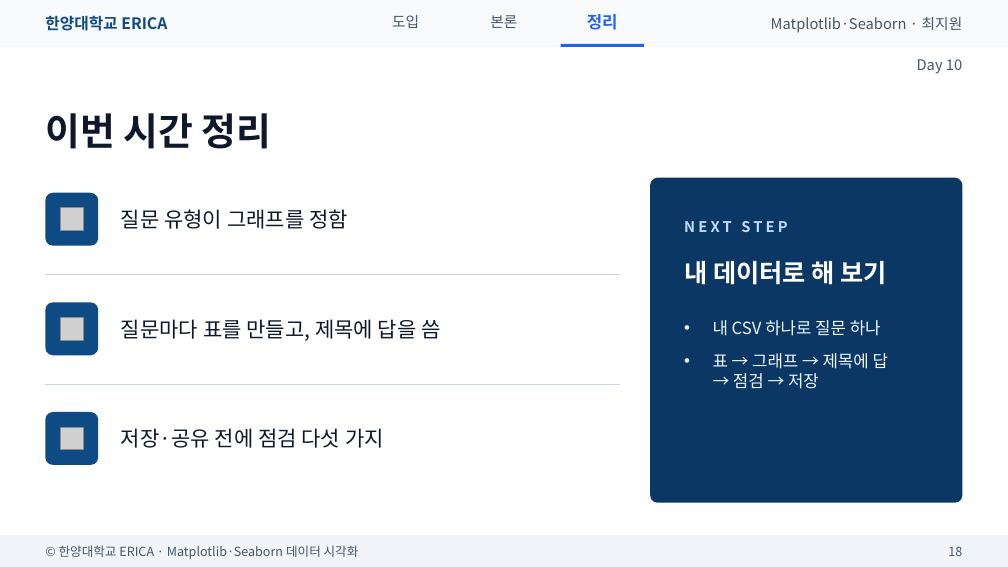
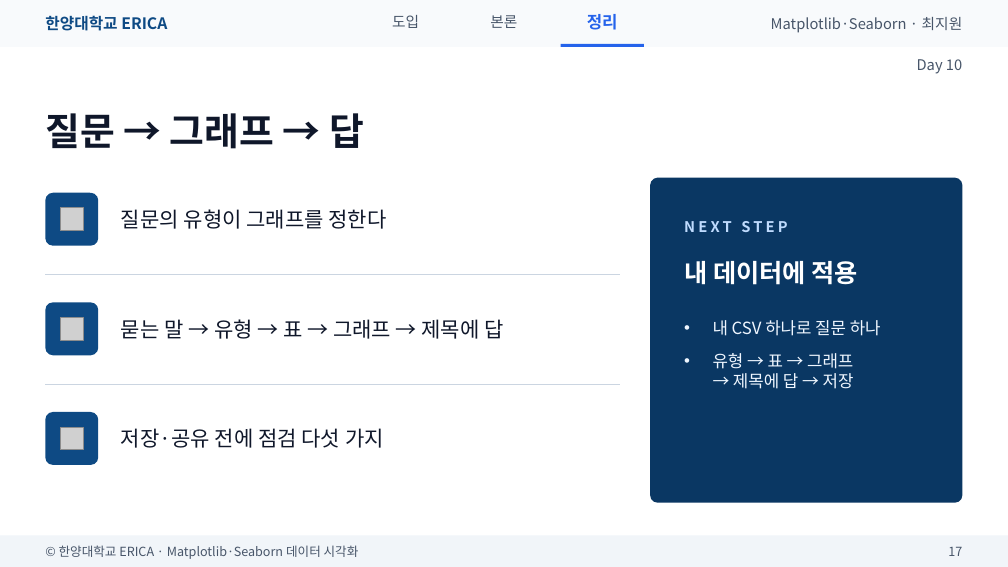
Before and after one commit to wonguwon/generate_lesson, a slide deck: slide 16 of materials/matplotlib-seaborn/ppt/Day10/Day10_미니프로젝트.pptx (slide 18 before the commit). Drawn at 1008x567 pixels with LibreOffice and Linux fonts; fonts in the diff are those of the drawing; grey boxes stand for pictures. Boxes give left, top, right and bottom in pixels: in the first picture for what was removed or moved away, otherwise in the second. Text is boxed around its words. In the diff, an @@ line names an element or a change of style, - is before the commit and + after.

```diff
--- a/materials/matplotlib-seaborn/ppt/Day10/Day10_미니프로젝트.pptx
+++ b/materials/matplotlib-seaborn/ppt/Day10/Day10_미니프로젝트.pptx
@@ title at (45, 113, 364, 149): text changed @@
-이번 시간 정리
+질문 → 그래프 → 답
@@ text at (121, 209, 387, 229): text changed @@
-질문 유형이 그래프를 정함
+질문의 유형이 그래프를 정한다
@@ text at (684, 261, 858, 285): text changed @@
-내 데이터로 해 보기
+내 데이터에 적용
@@ text at (121, 319, 503, 339): text changed @@
-질문마다 표를 만들고, 제목에 답을 씀
+묻는 말 → 유형 → 표 → 그래프 → 제목에 답
@@ text at (713, 353, 854, 389): text changed @@
-• 표 → 그래프 → 제목에 답
-  → 점검 → 저장
+• 유형 → 표 → 그래프
+  → 제목에 답 → 저장
@@ text at (948, 547, 962, 556): text changed @@
-18
+17
```
Also in this commit, not shown: 13 other slides changed, 1 slide added, 4 slides removed, 3 other files.
